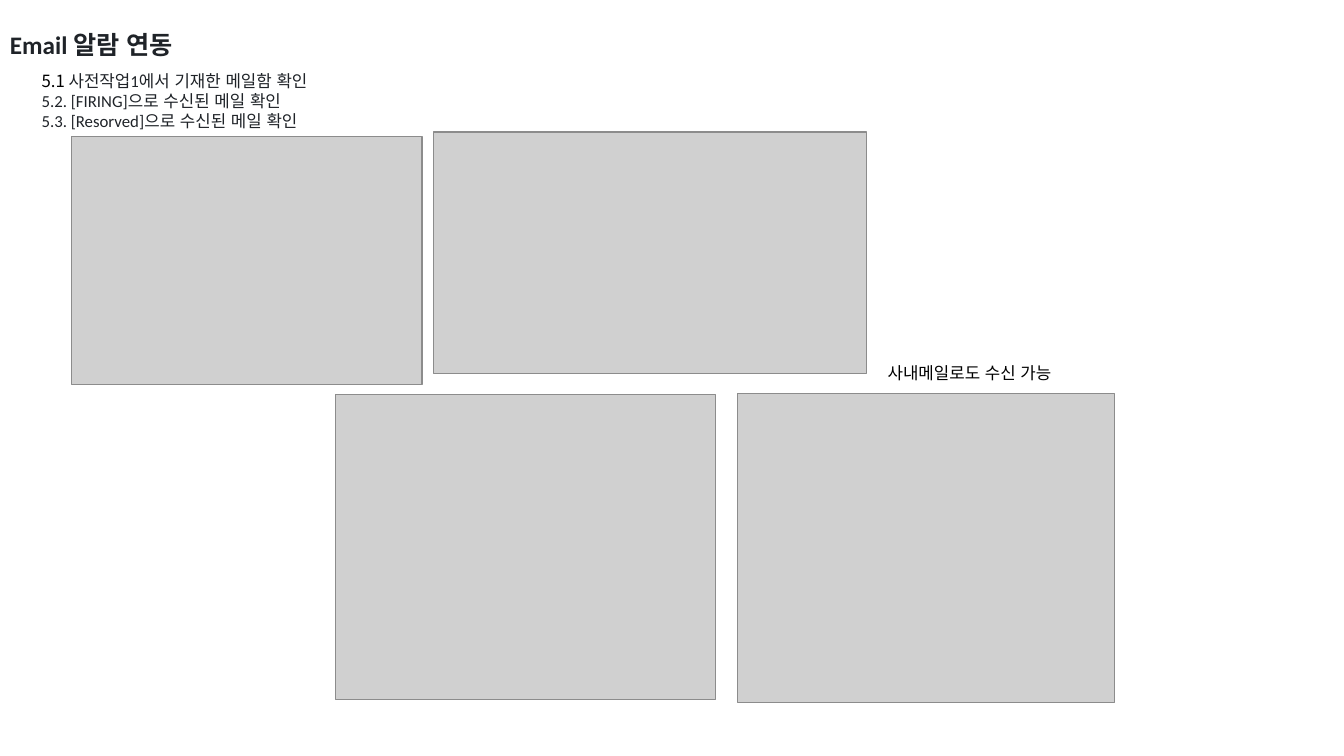
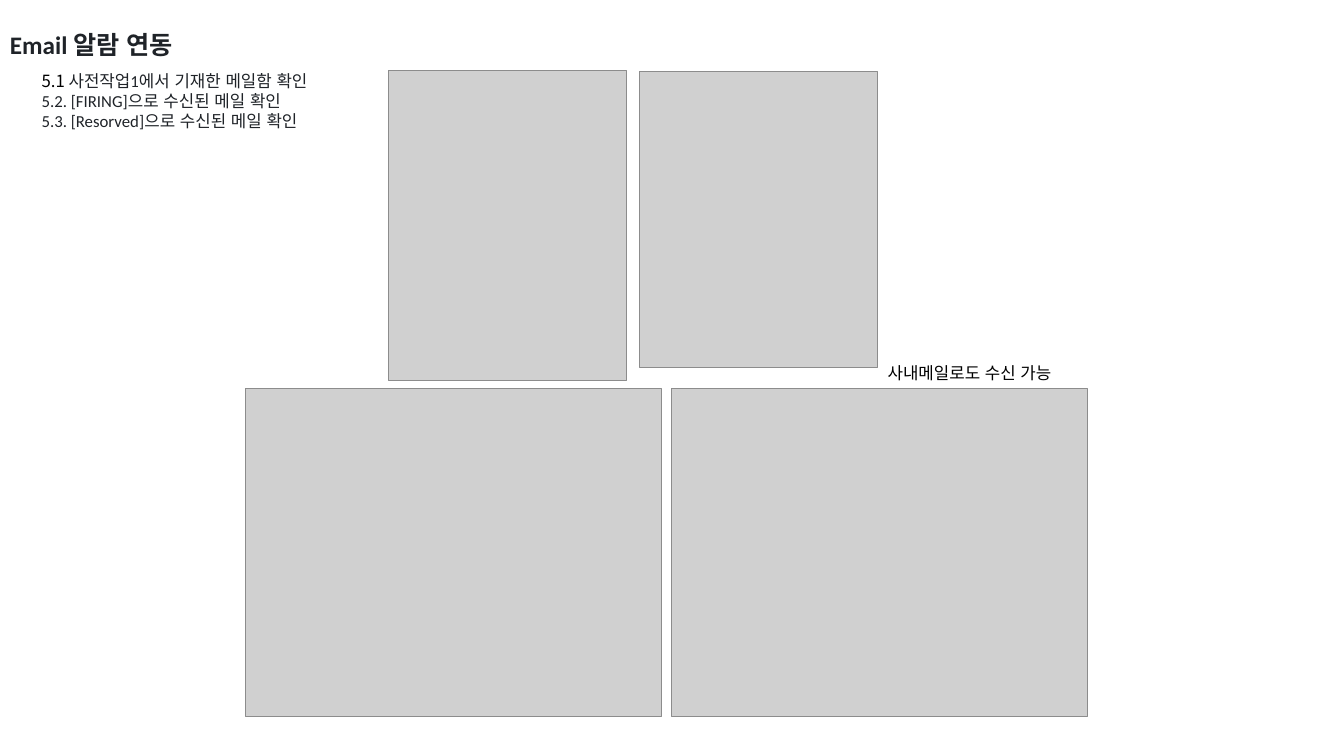
Before and after one commit to kkimsungchul/otel, a slide deck: slide 23 of otel-ppt/테스트 시나리오_v0.2.pptx (slide 18 before the commit). Drawn at 1344x756 pixels with LibreOffice and Linux fonts; fonts in the diff are those of the drawing; grey boxes stand for pictures. Boxes give left, top, right and bottom in pixels: in the first picture for what was removed or moved away, otherwise in the second. Text is boxed around its words. In the diff, an @@ line names an element or a change of style, - is before the commit and + after.

```diff
--- a/otel-ppt/테스트 시나리오_v0.2.pptx
+++ b/otel-ppt/테스트 시나리오_v0.2.pptx
@@ picture added at box(388, 71, 627, 380) @@
@@ picture added at box(639, 72, 878, 367) @@
@@ picture removed at box(72, 136, 422, 384) @@
@@ picture removed at box(434, 132, 867, 374) @@
@@ picture: place and size @@
-picture at box(336, 394, 716, 700)
+picture at box(246, 388, 662, 717)
@@ picture: place and size @@
-picture at box(737, 394, 1115, 703)
+picture at box(673, 388, 1088, 717)
```
Also in this commit, not shown: 4 other slides changed, 6 slides added, 1 other file.
